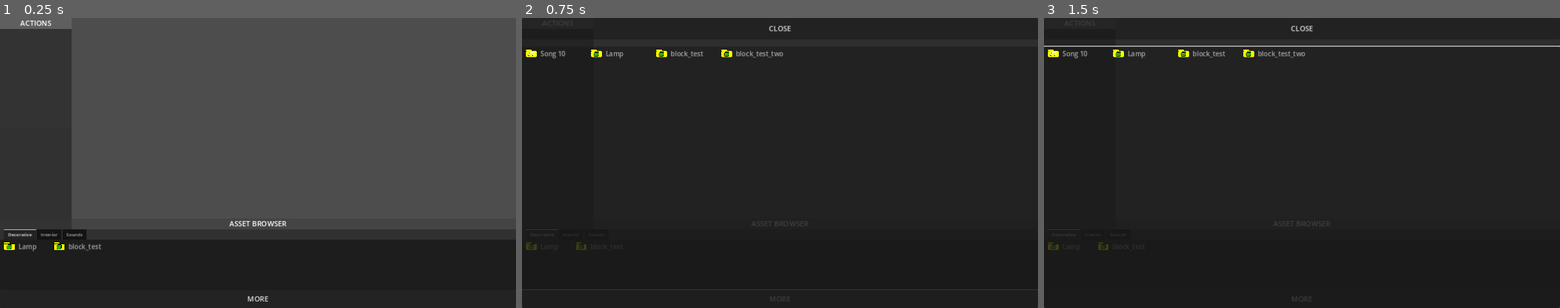
Above: before the commit, frames 1-3 (left to right).
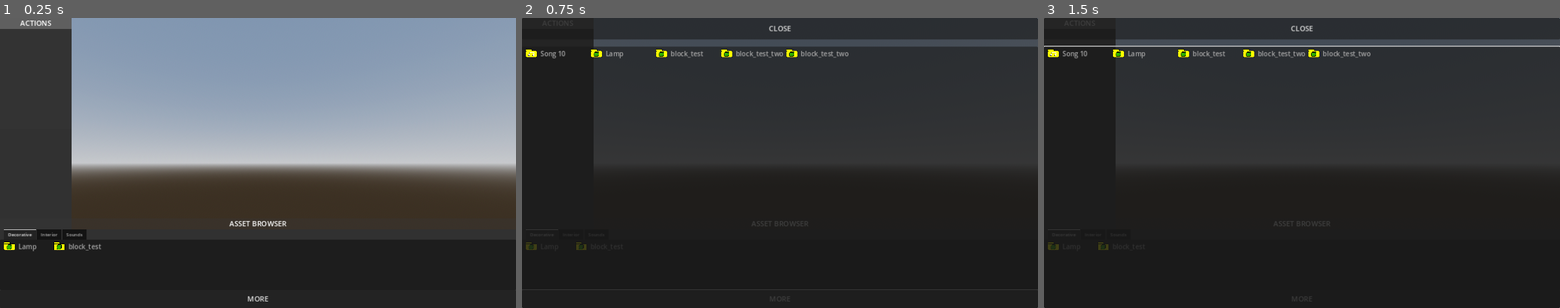
Above: after the commit, the same moments.

Repository: Kufferey/Wired-Time
Game: Godot game, scene res://scenes/editor/World.tscn
The game is run twice, just before and just after one commit, with the same random seed, the same clock (stepped at 60 frames per second) and the same inputs. The project has no main scene, so this scene is started directly.
Inputs:
- Up to frame 1 (0.25 s): no input
- Up to frame 2 (0.75 s): click "MORE" at 0.5 s
- Up to frame 3 (1.5 s): click "MORE" at 1.25 s

The runs differ from the first frame. In frame 1, 60% of the frame differs, in the area x 13-100%, y 0-73%; in frame 2, 2.5%; in frame 3, 2.1%.

Commit message:
Add files via upload

Diff:
--- a/assets/models/decorative/lamp/Lamp.tscn
+++ b/assets/models/decorative/lamp/Lamp.tscn
@@ -1,6 +1,6 @@
 [gd_scene load_steps=2 format=3 uid="uid://ba68ae2hedkv4"]
 
-[ext_resource type="PackedScene" uid="uid://bv73ljqe24ydh" path="res://assets/models/decorative/lamp/lamp.glb" id="1_oawj0"]
+[ext_resource type="PackedScene" uid="uid://bv73ljqe24ydh" path="res://assets/models/mesh/lamp.glb" id="1_oawj0"]
 
 [node name="Lamp" type="Node3D"]
 
--- /dev/null
+++ b/assets/models/interior/block_test_two/block_test_two.tscn
@@ -0,0 +1,8 @@
+[gd_scene load_steps=2 format=3 uid="uid://b0awuseca7p0b"]
+
+[ext_resource type="PackedScene" uid="uid://uw3negoobwc8" path="res://assets/models/mesh/block_test.glb" id="1_45g31"]
+
+[node name="BlockTest" type="Node3D"]
+
+[node name="block_test" parent="." instance=ExtResource("1_45g31")]
+transform = Transform3D(5948.72, 0, 0, 0, 5948.72, 0, 0, 0, 5948.72, 0, 0, 0)
--- a/scenes/editor/World.tscn
+++ b/scenes/editor/World.tscn
@@ -1,9 +1,38 @@
-[gd_scene load_steps=3 format=3 uid="uid://bh238xud6twtk"]
+[gd_scene load_steps=6 format=3 uid="uid://bh238xud6twtk"]
 
 [ext_resource type="Script" path="res://scripts/editor/world.gd" id="1_0dts8"]
 [ext_resource type="PackedScene" uid="uid://cvungfw0tyu7x" path="res://scenes/editor/Editor.tscn" id="1_vwo2n"]
 
+[sub_resource type="ProceduralSkyMaterial" id="ProceduralSkyMaterial_m8q86"]
+sky_horizon_color = Color(0.64625, 0.65575, 0.67075, 1)
+ground_horizon_color = Color(0.64625, 0.65575, 0.67075, 1)
+
+[sub_resource type="Sky" id="Sky_su3hv"]
+sky_material = SubResource("ProceduralSkyMaterial_m8q86")
+
+[sub_resource type="Environment" id="Environment_40oud"]
+background_mode = 2
+sky = SubResource("Sky_su3hv")
+tonemap_mode = 2
+glow_enabled = true
+
 [node name="World" type="Node3D"]
 script = ExtResource("1_0dts8")
 
+[node name="WorldEnvironment" type="WorldEnvironment" parent="."]
+environment = SubResource("Environment_40oud")
+
+[node name="DirectionalLight3D" type="DirectionalLight3D" parent="."]
+transform = Transform3D(-0.866023, -0.433016, 0.250001, 0, 0.499998, 0.866027, -0.500003, 0.749999, -0.43301, 0, 0, 0)
+shadow_enabled = true
+
+[node name="Decor" type="Node3D" parent="."]
+
 [node name="Editor" parent="." instance=ExtResource("1_vwo2n")]
+
+[node name="Camera3D" type="Camera3D" parent="."]
+transform = Transform3D(1, 0, 0, 0, 1, 0, 0, 0, 1, 0, 0, 1.21116)
+
+[connection signal="asset_selected" from="Editor/LeftSide/AssetBrowser" to="." method="_on_asset_browser_asset_selected"]
+
+[editable path="Editor"]
--- a/scripts/editor/asset_browser.gd
+++ b/scripts/editor/asset_browser.gd
@@ -1,4 +1,4 @@
-class_name AssetBrowser extends Control
+extends Control
 
 signal asset_selected(id, asset_name : String, full_path : String)
 
@@ -39,9 +39,14 @@
 	find_interior_items(asset_path[3], folder_icon)
 
 
-func add_asset_name(catagory : int, asset : String, asset_path : String) -> void:
-	assets[asset] = (asset_path + asset)
-
+func add_asset_name(catagory : int, asset : String, extension : String, asset_path : String) -> void:
+	if extension != "":
+		assets[asset] = (asset_path + asset + "/" + asset.get_file() + "." + extension)
+	else:
+		assets[asset] = (asset_path + asset)
+	print(asset)
+	print(asset_path)
+	print(assets)
 	match catagory:
 		1:
 			decor_assets_name.append(asset)
@@ -55,10 +60,10 @@
 	for asset in DirAccess.get_directories_at(asset_path):
 		for asset_main in DirAccess.get_files_at(asset_path + asset + "/"):
 			if asset_main.get_extension() == "tscn":
-				add_asset_name(1, asset, asset_path)
+				add_asset_name(1, asset, "tscn", asset_path)
 				decor_item_list.add_item(asset_main.replace(".tscn", ""), folder_icon[2], true)
 			elif asset_main.get_extension() == "png":
-				add_asset_name(1, asset, asset_path)
+				add_asset_name(1, asset, "png", asset_path)
 				decor_item_list.add_item(asset_main.replace(".png", ""), folder_icon[1], true)
 
 
@@ -66,17 +71,17 @@
 	for asset in DirAccess.get_directories_at(asset_path):
 		for asset_main in DirAccess.get_files_at(asset_path + asset + "/"):
 			if asset_main.get_extension() == "tscn":
-				add_asset_name(2, asset, asset_path)
+				add_asset_name(2, asset, "tscn", asset_path)
 				inter_item_list.add_item(asset_main.replace(".tscn", ""), folder_icon[2], true)
 			elif asset_main.get_extension() == "png":
-				add_asset_name(2, asset, asset_path)
+				add_asset_name(2, asset, "png", asset_path)
 				inter_item_list.add_item(asset_main.replace(".png", ""), folder_icon[1], true)
 
 
 func find_sound_items(asset_path : String, folder_icon : Array[Texture2D]) -> void:
 	for asset in DirAccess.get_files_at(asset_path):
 		if asset.get_extension() == "ogg":
-			add_asset_name(3, asset, asset_path)
+			add_asset_name(3, asset, "", asset_path)
 			sound_item_list.add_item(asset.replace(".ogg", ""), folder_icon[3], true)
 
 # Called every frame. 'delta' is the elapsed time since the previous frame.
--- a/scripts/editor/world.gd
+++ b/scripts/editor/world.gd
@@ -12,3 +12,13 @@
 # Called every frame. 'delta' is the elapsed time since the previous frame.
 func _process(delta):
 	pass
+
+
+func _on_asset_browser_asset_selected(id, asset_name, full_path):
+	print(id)
+	print(asset_name)
+	print(full_path)
+
+	var that = load(full_path)
+	var then = that.instantiate()
+	add_child(then)
Binary file added: assets/models/mesh/block_test.glb
Not shown, added: assets/models/mesh/block_test.glb.import
Binary file added: assets/models/mesh/lamp.glb
Not shown, added: assets/models/mesh/lamp.glb.import
